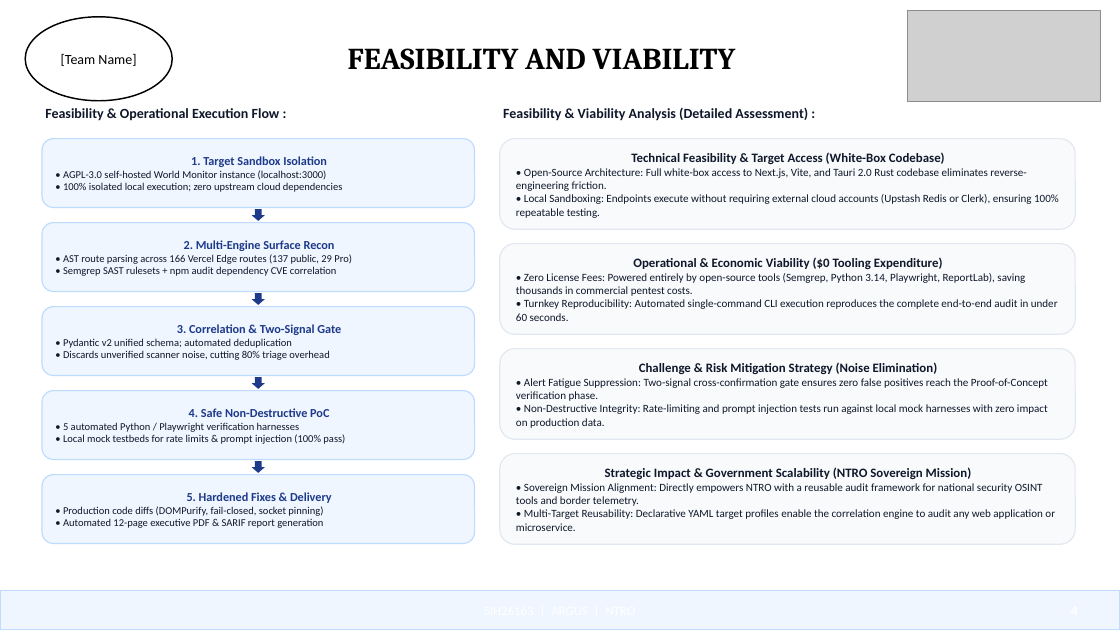
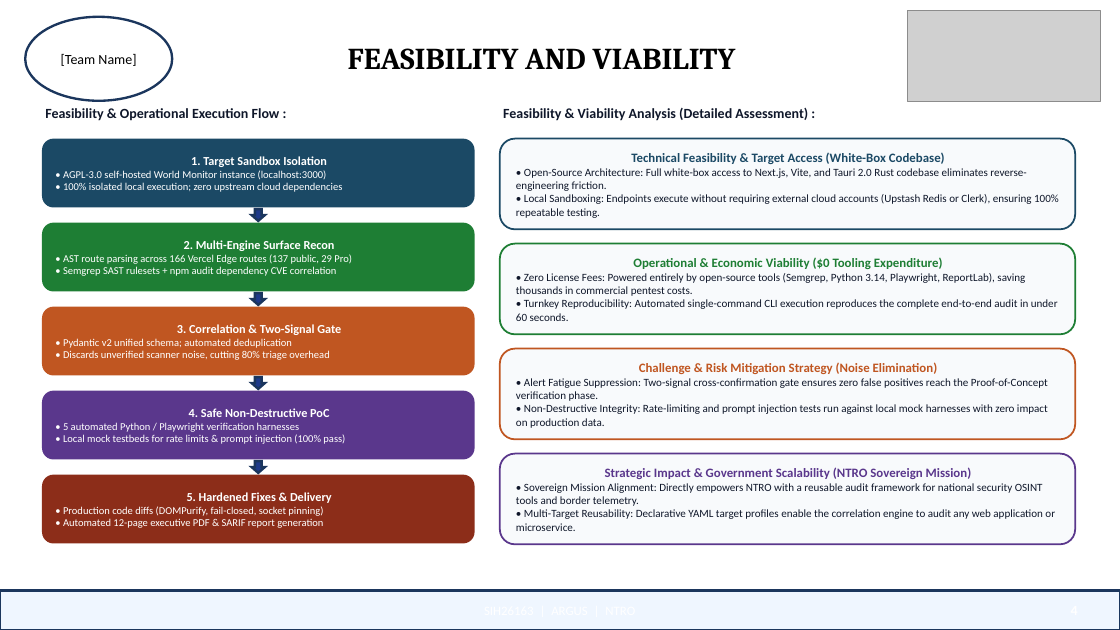
Before and after one commit to princeyadaviiit/argus-world-monitor, a slide deck: slide 4 of SIH26163_ARGUS_Idea_PPT_Color.pptx. Drawn at 1120x630 pixels with LibreOffice and Linux fonts; fonts in the diff are those of the drawing; grey boxes stand for pictures. Boxes give left, top, right and bottom in pixels: in the first picture for what was removed or moved away, otherwise in the second. Text is boxed around its words. In the diff, an @@ line names an element or a change of style, - is before the commit and + after.

Commit message:
style: apply rich reference image solid background box colors and high-contrast typography across all slides

```diff
--- a/SIH26163_ARGUS_Idea_PPT_Color.pptx
+++ b/SIH26163_ARGUS_Idea_PPT_Color.pptx
@@ ellipse at (25,17,172,101): outline #000000 1.25 pt to #1B365D 2 pt @@
@@ rounded rectangle "1. Target Sandbox Isolation" at (42,139,475,208): text colour #1E3A8A to #FFFFFF in "1. Target Sandbox Isolation"; text colour #0F172A to #FFFFFF in "• AGPL-3.0 self-hosted World Monitor instance (localhost:300 ...", "• 100% isolated local execution; zero upstream ..."; fill #EFF6FF to #1B4965; outline #BFDBFE 1 pt to none @@
@@ rounded rectangle "Technical Feasibility & Target Access ..." at (500,139,1075,229): outline #E2E8F0 1 pt to #1B4965 1.5 pt @@
@@ text in rounded rectangle at (631,152,945,164): text colour #0F172A to #1B4965 in "Technical Feasibility & Target Access (White-Box Codebase)" @@
@@ rounded rectangle "2. Multi-Engine Surface Recon" at (42,223,475,292): text colour #1E3A8A to #FFFFFF in "2. Multi-Engine Surface Recon"; text colour #0F172A to #FFFFFF in "• AST route parsing across 166 Vercel ...", "• Semgrep SAST rulesets + npm audit ..."; fill #EFF6FF to #1E7E34; outline #BFDBFE 1 pt to none @@
@@ rounded rectangle "Operational & Economic Viability ($0 ..." at (500,244,1075,334): outline #E2E8F0 1 pt to #1E7E34 1.5 pt @@
@@ text in rounded rectangle at (633,257,943,269): text colour #0F172A to #1E7E34 in "Operational & Economic Viability ($0 Tooling Expenditure)" @@
@@ rounded rectangle "3. Correlation & Two-Signal Gate" at (42,307,475,376): text colour #1E3A8A to #FFFFFF in "3. Correlation & Two-Signal Gate"; text colour #0F172A to #FFFFFF in "• Pydantic v2 unified schema; automated deduplication", "• Discards unverified scanner noise, cutting 80% ..."; fill #EFF6FF to #C05621; outline #BFDBFE 1 pt to none @@
@@ rounded rectangle "Challenge & Risk Mitigation Strategy ..." at (500,349,1075,439): outline #E2E8F0 1 pt to #C05621 1.5 pt @@
@@ text in rounded rectangle at (639,362,938,374): text colour #0F172A to #C05621 in "Challenge & Risk Mitigation Strategy (Noise Elimination)" @@
@@ rounded rectangle "4. Safe Non-Destructive PoC" at (42,391,475,460): text colour #1E3A8A to #FFFFFF in "4. Safe Non-Destructive PoC"; text colour #0F172A to #FFFFFF in "• 5 automated Python / Playwright verification ...", "• Local mock testbeds for rate limits ..."; fill #EFF6FF to #5A378C; outline #BFDBFE 1 pt to none @@
@@ rounded rectangle "5. Hardened Fixes & Delivery" at (42,475,475,544): text colour #1E3A8A to #FFFFFF in "5. Hardened Fixes & Delivery"; text colour #0F172A to #FFFFFF in "• Production code diffs (DOMPurify, fail-closed, socket ...", "• Automated 12-page executive PDF & SARIF ..."; fill #EFF6FF to #8C2D19; outline #BFDBFE 1 pt to none @@
@@ outline none to #1B365D 2 pt in 4 elements at (252,209,266,221), (252,293,266,305), (252,377,266,389), (252,461,266,473) @@
@@ rounded rectangle "Strategic Impact & Government Scalability ..." at (500,454,1075,544): outline #E2E8F0 1 pt to #5A378C 1.5 pt @@
@@ text in rounded rectangle at (605,467,972,479): text colour #0F172A to #5A378C in "Strategic Impact & Government Scalability (NTRO Sovereign ..." @@
@@ rectangle at (0,591,1120,630): outline #BFDBFE 1 pt to #1B365D 2 pt @@
```
Also in this commit, not shown: 5 other slides changed, 2 other files.
